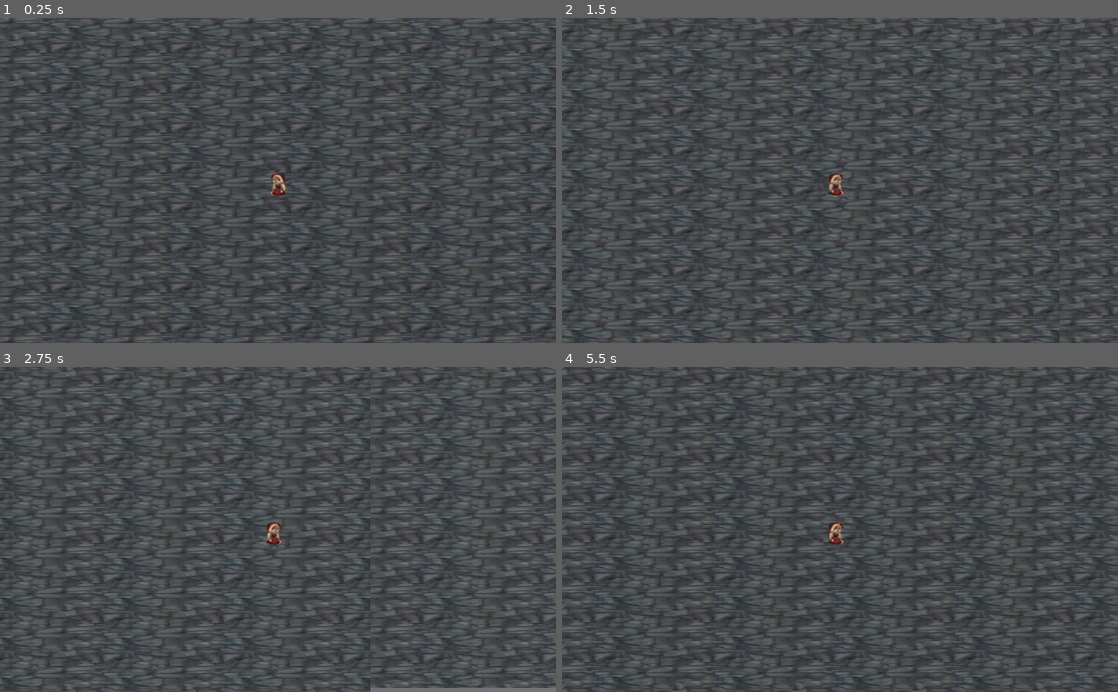
Above: before the commit, frames 1-4 (two rows, left to right).
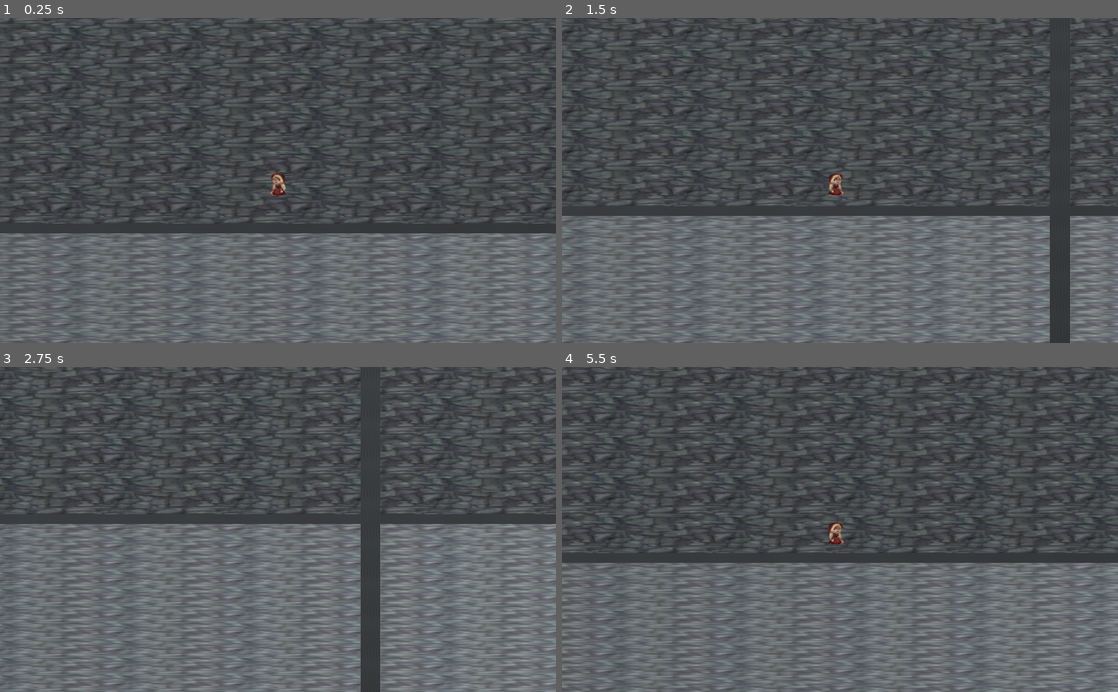
Above: after the commit, the same moments.

Repository: Actual-Heathen/Rosary
Game: Godot game, scene res://scenes/floor1.tscn
The game is run twice, just before and just after one commit, with the same random seed, the same clock (stepped at 60 frames per second) and the same inputs. This scene is started directly instead of the project's main scene.
Inputs:
- Up to frame 1 (0.25 s): no input
- Up to frame 2 (1.5 s): hold D (right) 0.53-1.28 s; tap Space (boost) at 0.6 s; hold S (back) from 1.28 s (still down); tap M (monster) at 1.35 s
- Up to frame 3 (2.75 s): release S (back) at 2.03 s; hold D (right) from 2.03 s (still down); tap Space (boost) at 2.1 s
- Up to frame 4 (5.5 s): release D (right) at 2.78 s; hold W (forward) 2.78-3.53 s; tap M (monster) at 2.85, 4.35 s; hold A (left) 3.53-5.03 s; tap Space (boost) at 3.6, 5.1 s; hold S (back) from 5.03 s (still down)

The runs differ from the first frame. In frame 1, 27% of the frame differs, in the area x 0-100%, y 63-100%; in frame 2, 31%; in frame 3, 41%, in the area x 0-100%, y 0-100%; in frame 4, 32%.

Commit message:
dyanmic rooms walls are even more dynamic

Diff:
--- a/prefabs/dynamic_room.tscn
+++ b/prefabs/dynamic_room.tscn
@@ -13,6 +13,10 @@
 
 [node name="Spatial" type="Spatial"]
 script = ExtResource( 2 )
+left_wall = true
+right_wall = true
+top_wall = true
+bottom_wall = true
 
 [node name="ground" type="StaticBody" parent="."]
 transform = Transform( 40, 0, 0, 0, 0.5, 0, 0, 0, 40, 0, 0, 0 )
--- a/scripts/dynamic_room.gd
+++ b/scripts/dynamic_room.gd
@@ -4,23 +4,28 @@
 # Declare member variables here. Examples:
 # var a = 2
 # var b = "text"
-onready var wall1_mat = $wall1/MeshInstance
-onready var wall2_mat = $wall2/MeshInstance
-onready var wall3_mat = $wall3/MeshInstance
-onready var wall4_mat = $wall4/MeshInstance
+onready var wall_left_mat = $wall1/MeshInstance
+onready var wall_right_mat = $wall2/MeshInstance
+onready var wall_top_mat = $wall3/MeshInstance
+onready var wall_bottom_mat = $wall4/MeshInstance
 onready var ground_mat = $ground/MeshInstance
 
-onready var wall1_col = $wall1/CollisionShape
-onready var wall2_col = $wall2/CollisionShape
-onready var wall3_col = $wall3/CollisionShape
-onready var wall4_col = $wall4/CollisionShape
+onready var wall_left_col = $wall1/CollisionShape
+onready var wall_right_col = $wall2/CollisionShape
+onready var wall_top_col = $wall3/CollisionShape
+onready var wall_bottom_col = $wall4/CollisionShape
 onready var ground_col = $ground/CollisionShape
 
-onready var wall1 = $wall1
-onready var wall2 = $wall2
-onready var wall3 = $wall3
-onready var wall4 = $wall4
+onready var wall_left = $wall1
+onready var wall_right = $wall2
+onready var wall_top = $wall3
+onready var wall_bottom = $wall4
 onready var ground = $ground
+
+export (bool) var left_wall
+export (bool) var right_wall
+export (bool) var top_wall
+export (bool) var bottom_wall
 
 const centerMaterials : Array = [
 	preload("res://materials/stone.tres"),
@@ -39,21 +44,21 @@
 	if floor_name == "floor3":
 		floor_num = 2
 
-	wall1_mat.set_surface_material(0, centerMaterials[floor_num])
-	wall2_mat.set_surface_material(0, centerMaterials[floor_num])
-	wall3_mat.set_surface_material(0, centerMaterials[floor_num])
-	wall4_mat.set_surface_material(0, centerMaterials[floor_num])
+	wall_left_mat.set_surface_material(0, centerMaterials[floor_num])
+	wall_right_mat.set_surface_material(0, centerMaterials[floor_num])
+	wall_top_mat.set_surface_material(0, centerMaterials[floor_num])
+	wall_bottom_mat.set_surface_material(0, centerMaterials[floor_num])
 	ground_mat.set_surface_material(0, centerMaterials[floor_num])
 
-	wall1_mat.visible = false
-	wall2_mat.visible = false
-	wall3_mat.visible = false
-	wall4_mat.visible = false
+	wall_left_mat.visible = left_wall
+	wall_right_mat.visible = right_wall
+	wall_top_mat.visible = top_wall
+	wall_bottom_mat.visible = bottom_wall
 
-	wall1_col.disabled = true
-	wall2_col.disabled = true
-	wall3_col.disabled = true
-	wall4_col.disabled = true
+	wall_left_col.disabled = left_wall
+	wall_right_col.disabled = right_wall
+	wall_top_col.disabled = top_wall
+	wall_bottom_col.disabled = bottom_wall
 
 # Called every frame. 'delta' is the elapsed time since the previous frame.
 #func _process(delta):
